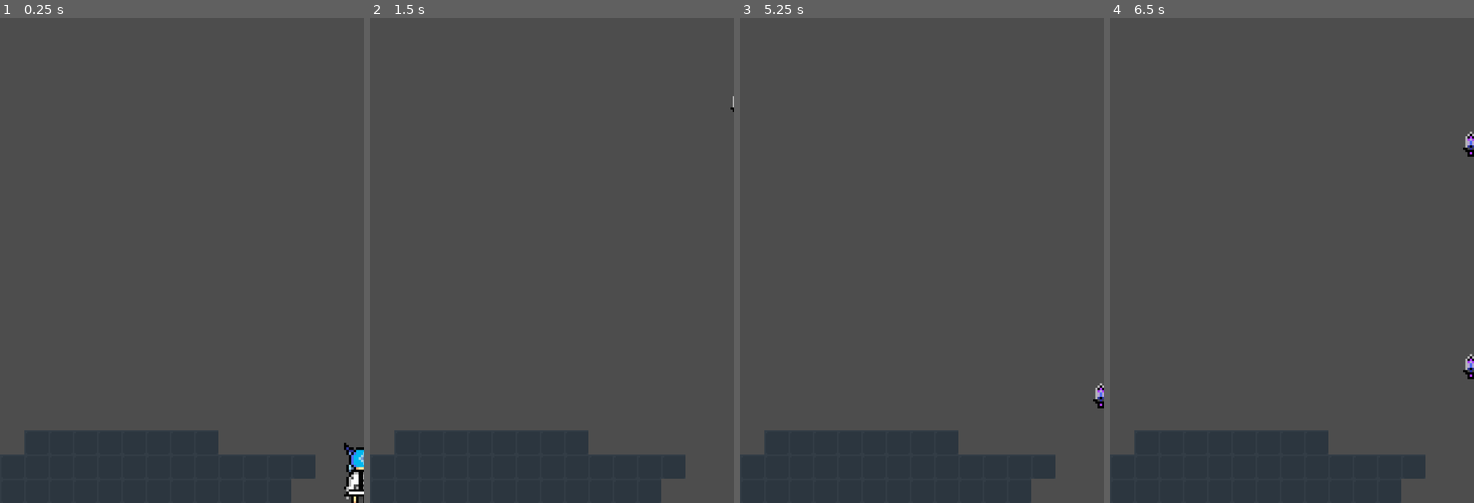
Above: before the commit, frames 1-4 (left to right).
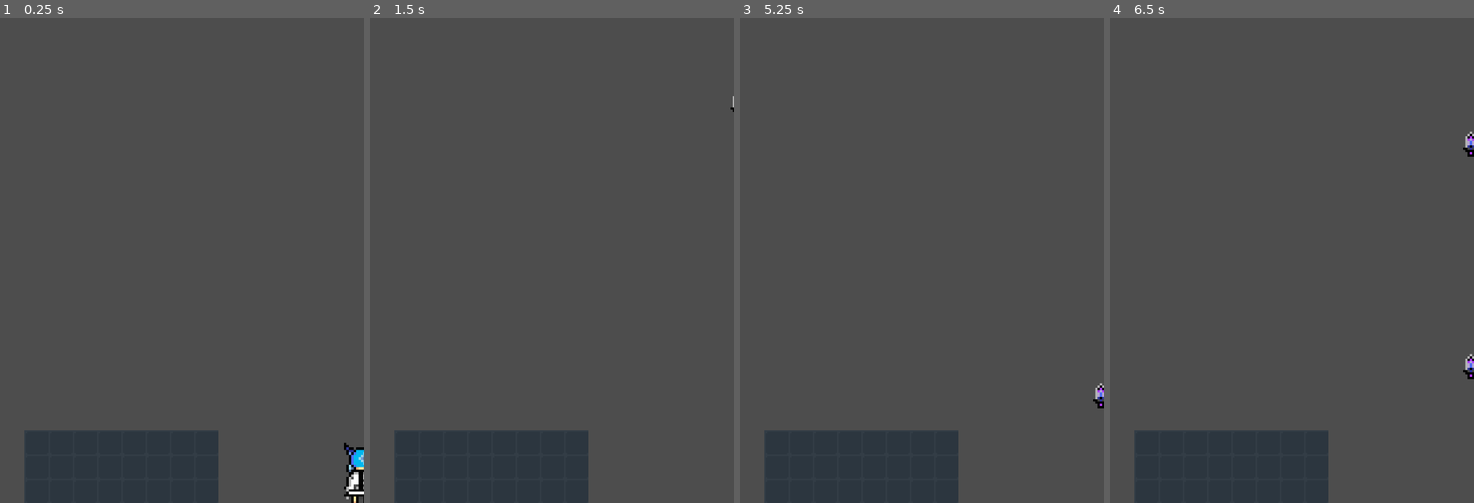
Above: after the commit, the same moments.

Repository: seaturtl33/CIEE
Game: Godot game, scene res://Leo K/game.tscn
Two runs of this game, one before a commit and one after it. Both use one fixed random seed, a clock stepped at 60 frames per second and the inputs below.
Inputs:
- Up to frame 1 (0.25 s): no input
- Up to frame 2 (1.5 s): tap Enter at 0.5 s; hold Right (right) 0.53-1.28 s; hold Z (shoot) 0.53-1.28 s; tap Space at 1.25 s; hold Down (down) from 1.28 s (still down); tap Z (shoot) at 1.35 s
- Up to frame 3 (5.25 s): tap Enter at 2, 3.5 s; release Down (down) at 2.03 s; hold Right (right) 2.03-2.78 s; hold Z (shoot) 2.03-2.78 s; tap Space at 2.75, 4.25 s; hold Up (up) 2.78-3.53 s; tap Z (shoot) at 2.85, 4.35 s; hold Z (shoot) 3.53-4.28 s; hold Left (left) 3.53-5.03 s; hold Down (down) from 5.03 s (still down); hold Z (shoot) from 5.03 s (still down)
- Up to frame 4 (6.5 s): release Down (down) at 5.78 s; release Z (shoot) at 5.78 s; hold Right (right) from 5.78 s (still down); tap Z (shoot) at 5.85 s

The runs differ from the first frame. In frame 1, 3.0% of the frame differs, in the area x 0-87%, y 90-100%; in frame 2, 3.0%; in frame 3, 3.0%; in frame 4, 3.0%.

Commit message:
played around with tiles - Leo K

Diff:
--- a/Leo K/game.tscn
+++ b/Leo K/game.tscn
@@ -138,4 +138,4 @@
 [node name="TileMap" type="TileMap" parent="." unique_id=1833141358]
 tile_set = SubResource("TileSet_x3mmv")
 format = 2
-layer_0/tile_data = PackedInt32Array(1245184, 0, 10, 1245185, 0, 10, 1245186, 0, 10, 1245187, 0, 10, 1245188, 0, 10, 1245189, 0, 10, 1245190, 0, 10, 1245191, 0, 10, 1245192, 0, 10, 1245193, 0, 10, 1245194, 0, 10, 1245195, 0, 10, 1179659, 0, 10, 1179660, 0, 10, 1179658, 0, 10, 1179657, 0, 10, 1179656, 0, 10, 1114120, 0, 10, 1114119, 0, 10, 1114118, 0, 10, 1114117, 0, 10, 1114116, 0, 10, 1114115, 0, 10, 1114114, 0, 10, 1114113, 0, 10, 1179649, 0, 10, 1179648, 0, 10, 1179650, 0, 10, 1179651, 0, 10, …(64 unchanged characters)…
+layer_0/tile_data = PackedInt32Array(1245185, 0, 10, 1245186, 0, 10, 1245187, 0, 10, 1245188, 0, 10, 1245189, 0, 10, 1245190, 0, 10, 1245191, 0, 10, 1245192, 0, 10, 1179656, 0, 10, 1114120, 0, 10, 1114119, 0, 10, 1114118, 0, 10, 1114117, 0, 10, 1114116, 0, 10, 1114115, 0, 10, 1114114, 0, 10, 1114113, 0, 10, 1179649, 0, 10, 1179650, 0, 10, 1179651, 0, 10, …(64 unchanged characters)…
